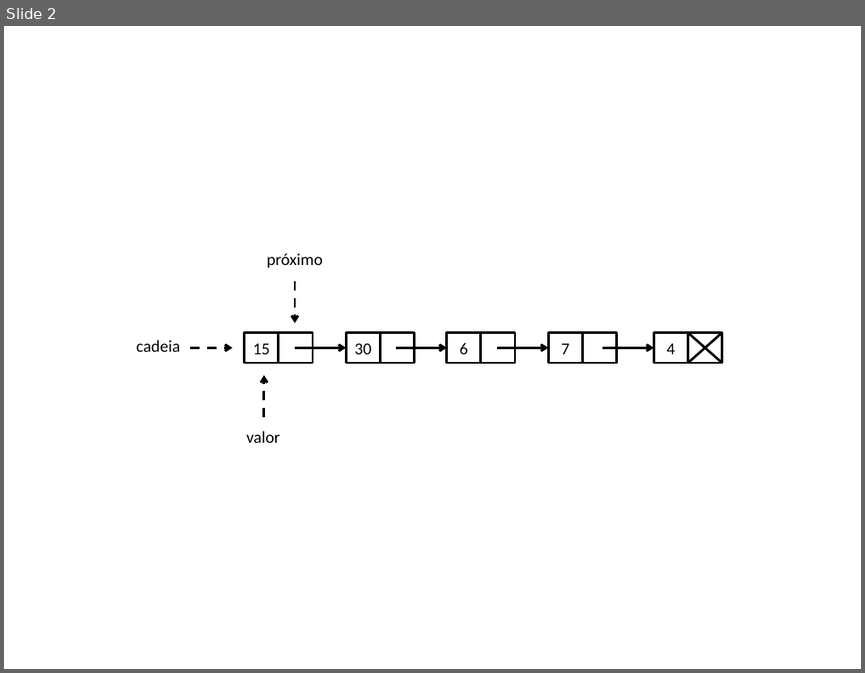
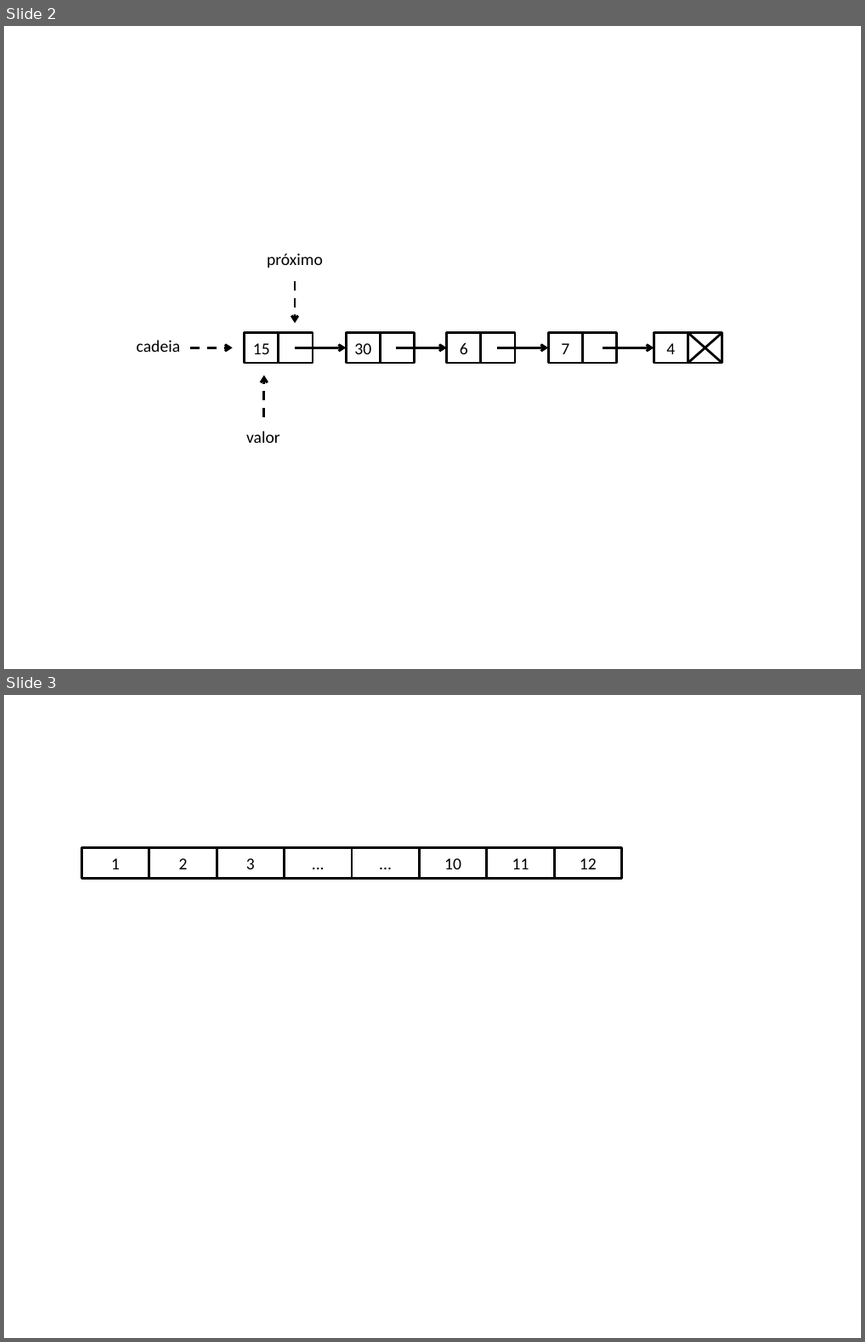
Before and after one commit to ufpb-computacao/estruturas-de-dados-livro, a slide deck: livro/figuras-estrutura-dados.pptx. Shown one above the other, each under a label of ours: slide 2 before the commit, slides 2 and 3 after it. The pictures are 865x673 and 865x1342 pixels, drawn with LibreOffice and Linux fonts; fonts in the diff are those of the drawing. Boxes give left, top, right and bottom in pixels: in the first picture for what was removed or moved away, otherwise in the second. Text is boxed around its words. In the diff, an @@ line names an element or a change of style, - is before the commit and + after.

```diff
--- a/livro/figuras-estrutura-dados.pptx
+++ b/livro/figuras-estrutura-dados.pptx
@@ slide 3 added at (4, 695, 861, 1338), background #FFFFFF @@
@@ rectangle added at (82, 847, 149, 878), fill #FFFFFF, outline #000000 2 pt, 14 pt, text #000000 @@
+1
@@ rectangle added at (148, 847, 216, 878), fill #FFFFFF, outline #000000 2 pt, 14 pt, text #000000 @@
+2
@@ rectangle added at (216, 847, 284, 878), fill #FFFFFF, outline #000000 2 pt, 14 pt, text #000000 @@
+3
@@ rectangle added at (284, 847, 352, 878), fill #FFFFFF, outline #000000 2 pt, 14 pt, text #000000 @@
+...
@@ rectangle added at (352, 847, 420, 878), fill #FFFFFF, outline #000000 2 pt, 14 pt, text #000000 @@
+...
@@ rectangle added at (420, 847, 488, 878), fill #FFFFFF, outline #000000 2 pt, 14 pt, text #000000 @@
+10
@@ rectangle added at (487, 847, 554, 878), fill #FFFFFF, outline #000000 2 pt, 14 pt, text #000000 @@
+11
@@ rectangle added at (554, 847, 622, 878), fill #FFFFFF, outline #000000 2 pt, 14 pt, text #000000 @@
+12
```
Also in this commit, not shown: 1 other slide added, 6 other files.
